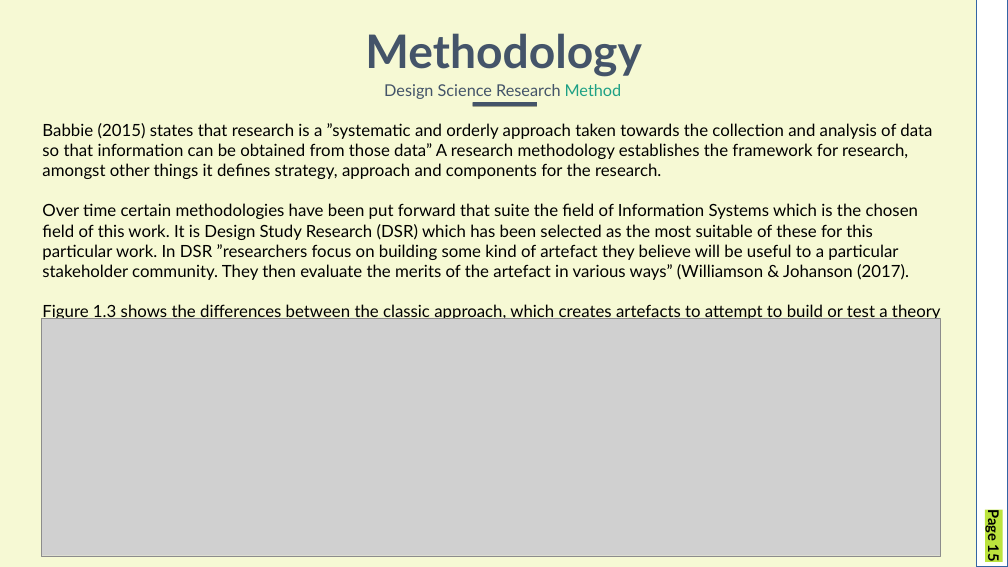
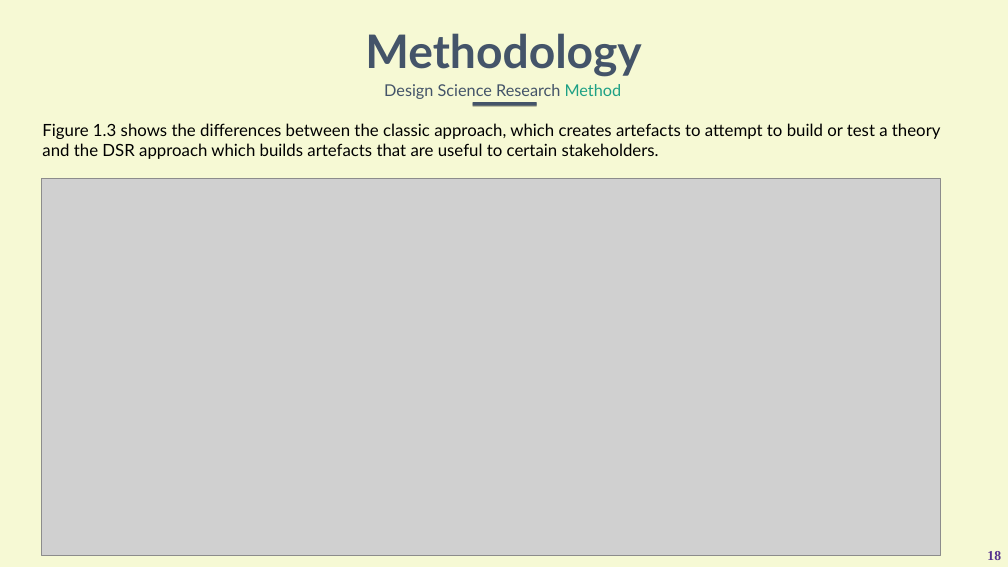
Before and after one commit to mcaple/TRM, a slide deck: slide 18 of CA1.pptx (slide 15 before the commit). Drawn at 1008x567 pixels with LibreOffice and Linux fonts; fonts in the diff are those of the drawing; grey boxes stand for pictures. Boxes give left, top, right and bottom in pixels: in the first picture for what was removed or moved away, otherwise in the second. Text is boxed around its words. In the diff, an @@ line names an element or a change of style, - is before the commit and + after.

```diff
--- a/CA1.pptx
+++ b/CA1.pptx
@@ rectangle removed at (977, 0, 1008, 567) @@
@@ text removed at (42, 123, 941, 321) @@
-Babbie (2015) states that research is a ”systematic and orderly approach taken towards the collection and analysis of data so that information can be obtained from those data” A research methodology establishes the framework for research, amongst other things it defines strategy, approach and components for the research.
-Over time certain methodologies have been put forward that suite the field of Information Systems which is the chosen field of this work. It is Design Study Research (DSR) which has been selected as the most suitable of these for this particular work. In DSR ”researchers focus on building some kind of artefact they believe will be useful to a particular stakeholder community. They then evaluate the merits of the artefact in various ways” (Williamson & Johanson (2017).
-Figure 1.3 shows the differences between the classic approach, which creates artefacts to attempt to build or test a theory and the DSR approach which builds artefacts that are useful to certain stakeholders.
@@ text added at (42, 123, 941, 159), 32 pt, text #000000 @@
+Figure 1.3 shows the differences between the classic approach, which creates artefacts to attempt to build or test a theory and the DSR approach which builds artefacts that are useful to certain stakeholders.
@@ picture: place and size @@
-picture at (42, 319, 941, 556)
+picture at (42, 178, 941, 555)
@@ page number removed at (985, 513, 1003, 562) @@
-Page 15
@@ page number added at (987, 551, 1001, 560), 26 pt, text #55308D, bold @@
+18
```
Also in this commit, not shown: 15 other slides changed, 27 slides added, 5 slides removed, 10 other files.
